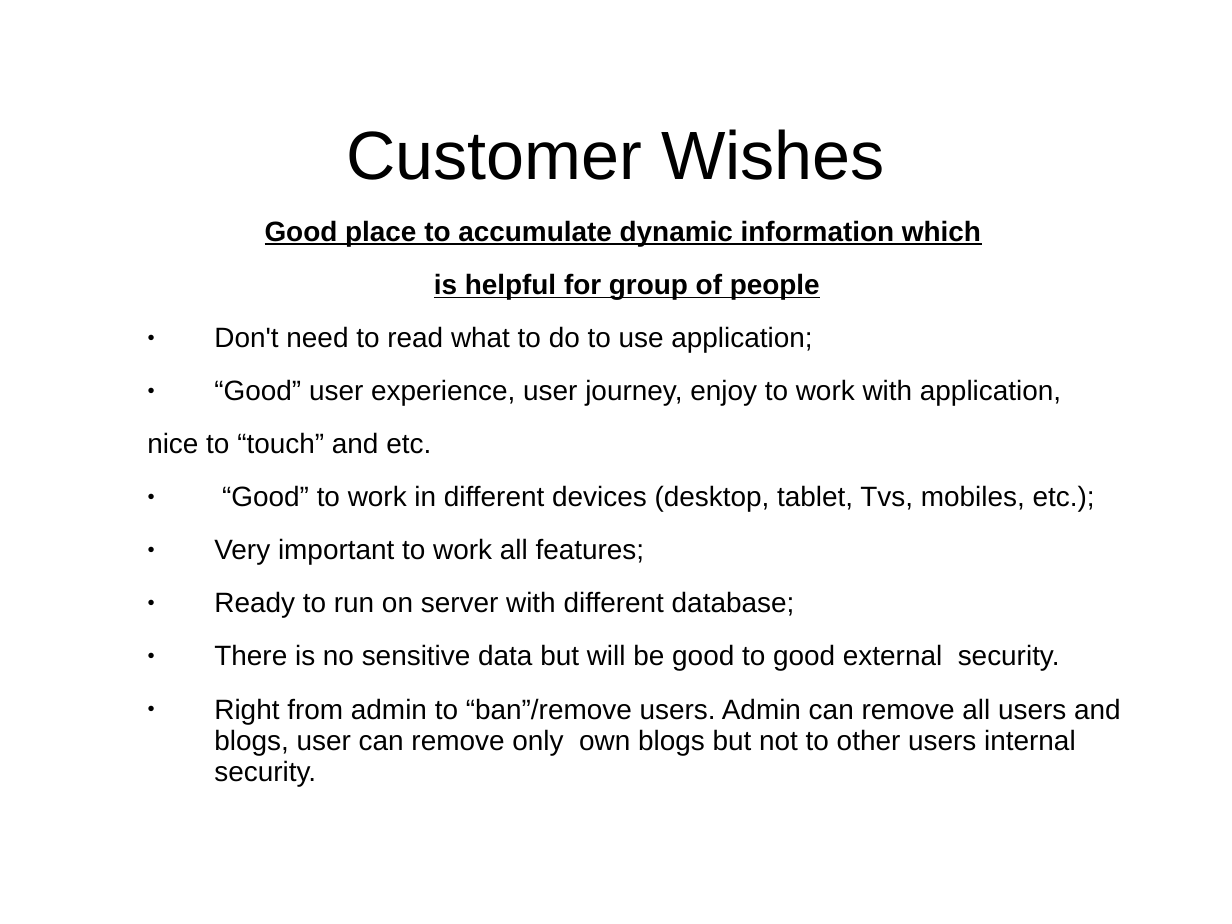
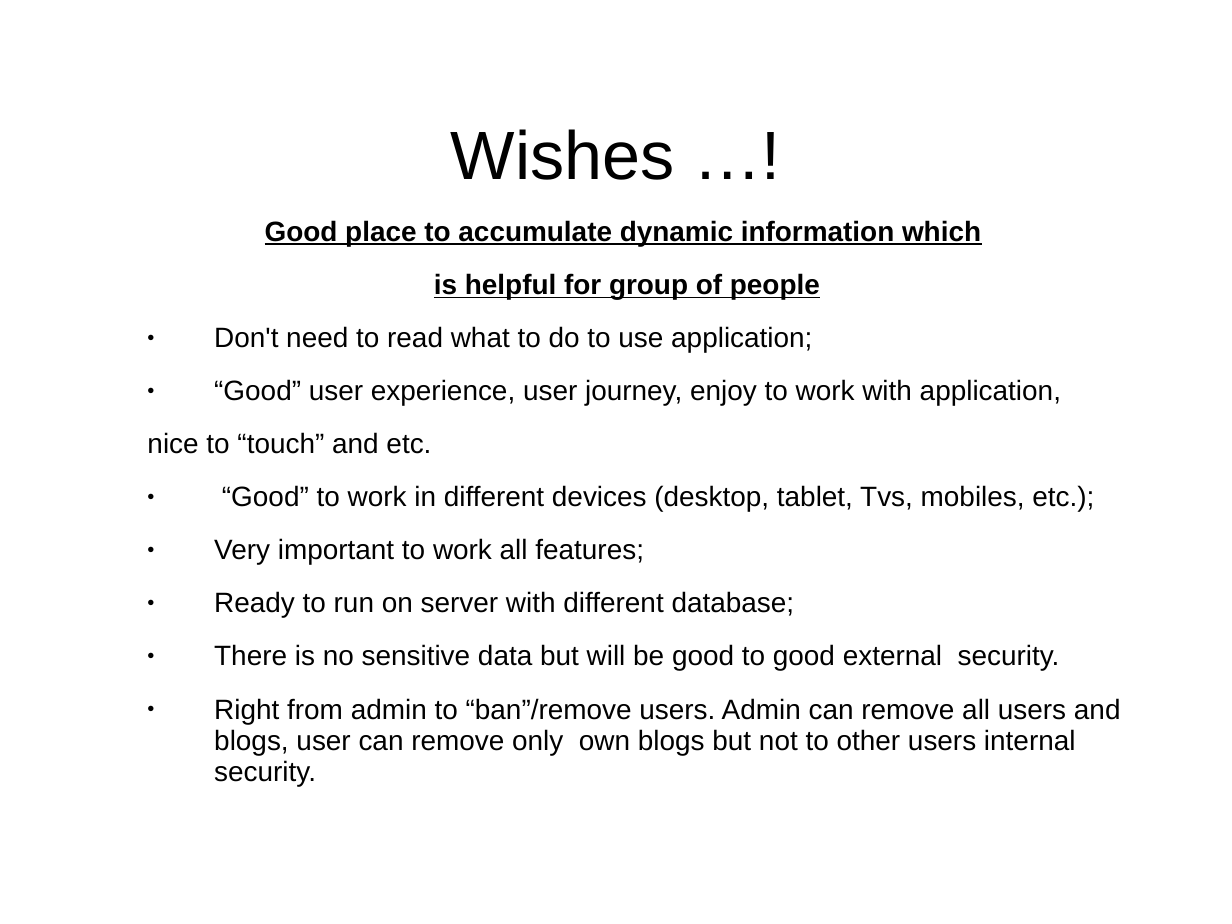
Before and after one commit to donstany/e-hub, a slide deck: slide 4 of Java_Web_Development_presentation.ppt. Drawn at 1232x924 pixels with LibreOffice and Linux fonts; fonts in the diff are those of the drawing; background and template pictures are left out. Boxes give left, top, right and bottom in pixels: in the first picture for what was removed or moved away, otherwise in the second. Text is boxed around its words. In the diff, an @@ line names an element or a change of style, - is before the commit and + after.

```diff
--- a/Java_Web_Development_presentation.ppt
+++ b/Java_Web_Development_presentation.ppt
@@ title at (451,129,675,180): text changed @@
-Customer Wishes
+Wishes …!
```
Also in this commit, not shown: 4 other slides changed.
